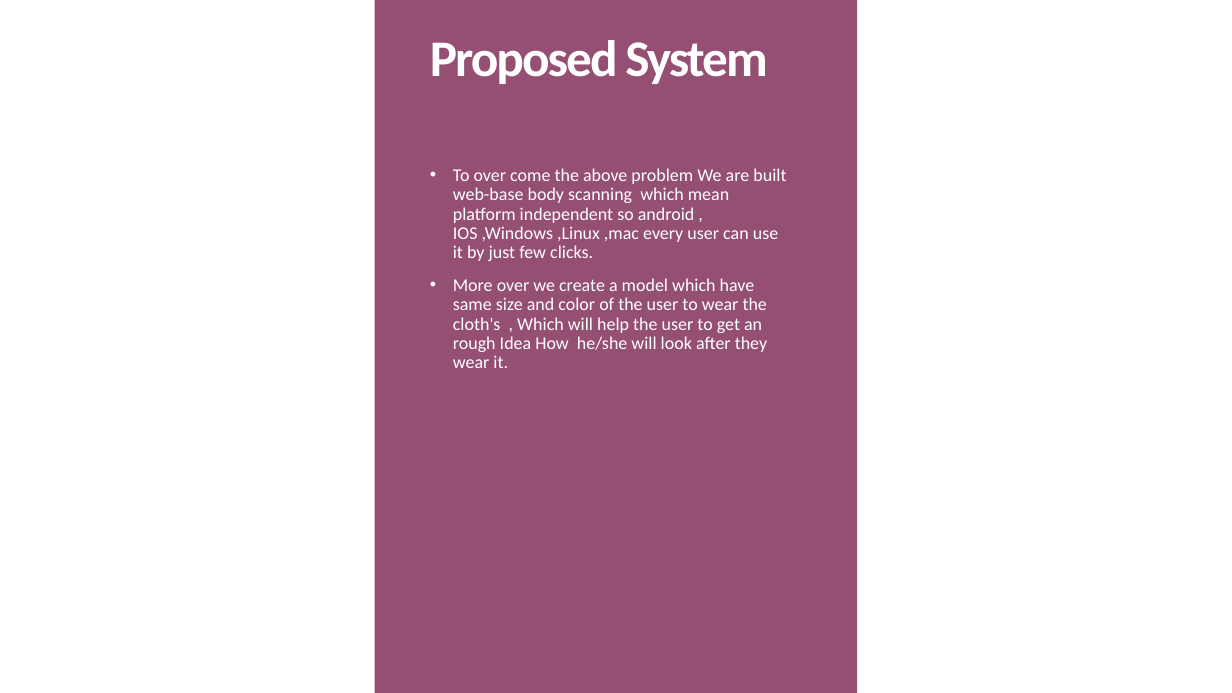
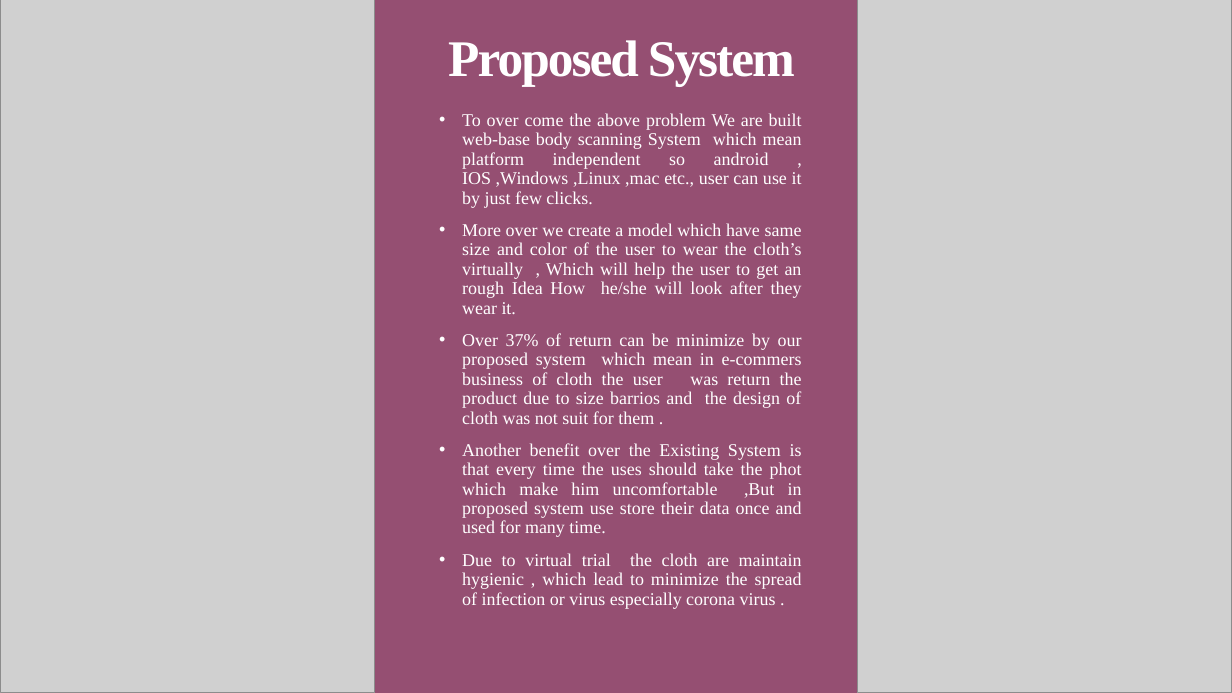
Before and after one commit to 3-idiot/VIRTUAL-CLOTHING-SYSTEM, a slide deck: slide 5 of doc/PPT/VIRTUAL CLOTHING SYSTEM (v1).pptx. Drawn at 1232x693 pixels with LibreOffice and Linux fonts; fonts in the diff are those of the drawing; grey boxes stand for pictures. Boxes give left, top, right and bottom in pixels: in the first picture for what was removed or moved away, otherwise in the second. Text is boxed around its words. In the diff, an @@ line names an element or a change of style, - is before the commit and + after.

Commit message:
Added SRS and Update PPT(v1)

```diff
--- a/doc/PPT/VIRTUAL CLOTHING SYSTEM (v1).pptx
+++ b/doc/PPT/VIRTUAL CLOTHING SYSTEM (v1).pptx
@@ picture added at box(0, 0, 375, 693) @@
@@ title "Proposed System": place and size @@
-title "Proposed System" at box(430, 40, 767, 84)
+title "Proposed System" at box(448, 40, 795, 86)
@@ title "Proposed System" at box(448, 40, 795, 86): font Calibri to Times New Roman @@
@@ picture added at box(858, 0, 1232, 693) @@
@@ text at box(462, 113, 802, 609): text changed; font Calibri to Times New Roman @@
-• To over come the above problem We are built web-base body scanning which mean platform independent so android , IOS ,Windows ,Linux ,mac every user can use it by just few clicks.
-• More over we create a model which have same size and color of the user to wear the cloth's , Which will help the user to get an rough Idea How he/she will look after they wear it.
+• To over come the above problem We are built web-base body scanning System which mean platform independent so android , IOS ,Windows ,Linux ,mac etc., user can use it by just few clicks.
+• More over we create a model which have same size and color of the user to wear the cloth’s virtually , Which will help the user to get an rough Idea How he/she will look after they wear it.
+• Over 37% of return can be minimize by our proposed system which mean in e-commers business of cloth the user was return the product due to size barrios and the design of cloth was not suit for them .
+• Another benefit over the Existing System is that every time the uses should take the phot which make him uncomfortable ,But in proposed system use store their data once and used for many time.
+• Due to virtual trial the cloth are maintain hygienic , which lead to minimize the spread of infection or virus especially corona virus .
```
Also in this commit, not shown: 6 other slides changed, 4 slides added, 2 slides removed, 3 other files.
